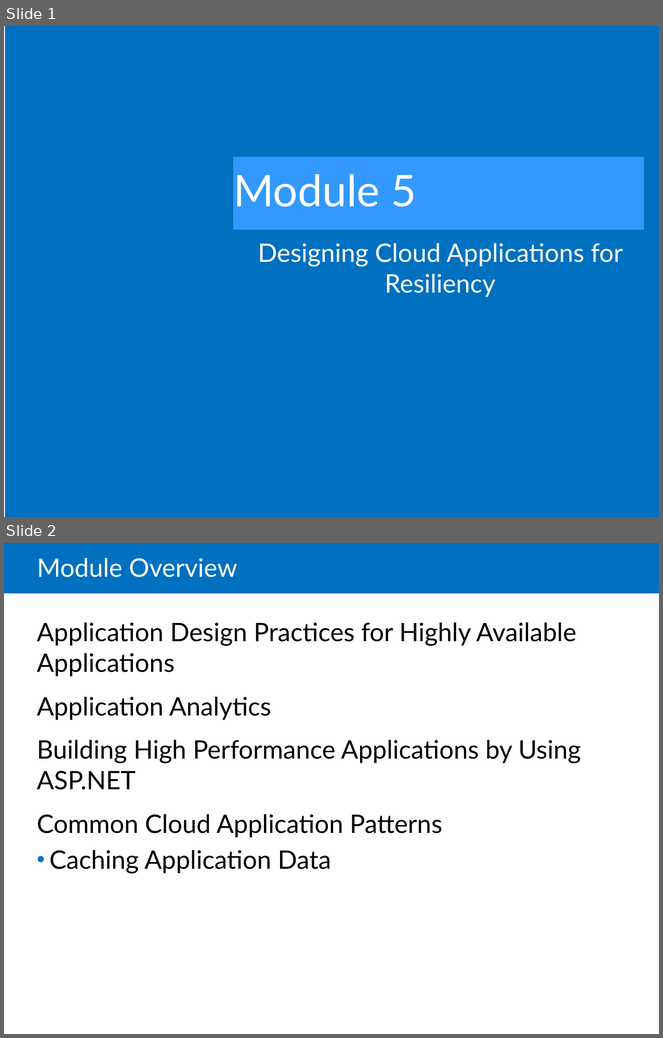
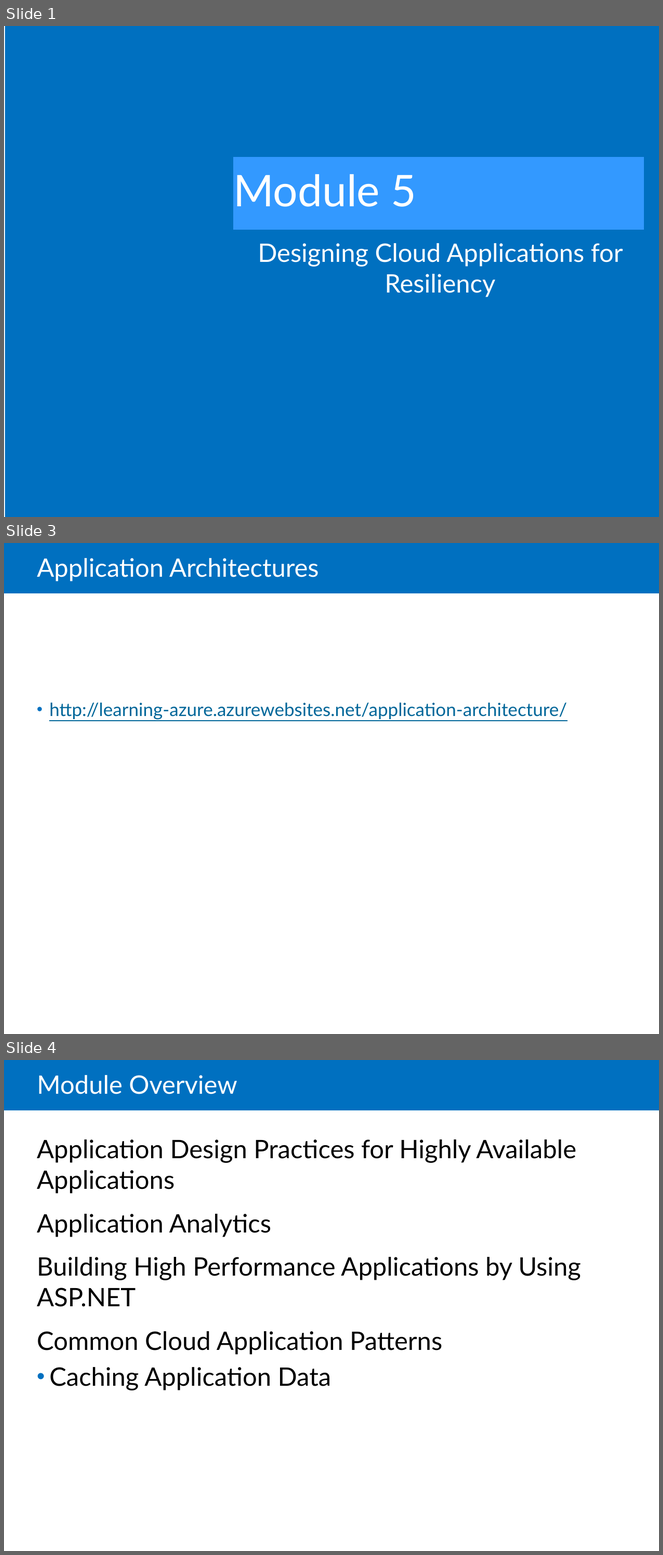
Before and after one commit to LarsKjeldsen/Kursus-az203, a slide deck: Powerpoints/20532C-05_Designing Cloud Applications for Resiliency.pptx. Shown one above the other, each under a label of ours: slides 1 and 2 before the commit, slides 1, 3 and 4 after it; the slides between them are not shown. The pictures are 663x1038 and 663x1555 pixels, drawn with LibreOffice and Linux fonts; fonts in the diff are those of the drawing. Boxes give left, top, right and bottom in pixels: in the first picture for what was removed or moved away, otherwise in the second. Text is boxed around its words. In the diff, an @@ line names an element or a change of style, - is before the commit and + after.

```diff
--- a/Powerpoints/20532C-05_Designing Cloud Applications for Resiliency.pptx
+++ b/Powerpoints/20532C-05_Designing Cloud Applications for Resiliency.pptx
@@ slide 3 added at bbox=[4, 543, 659, 1034], background #FFFFFF; not listed: 1 template element that a slide beside it also shows @@
@@ title added at bbox=[37, 558, 319, 581], 28 pt, text #FFFFFF @@
+Application Architectures
@@ text added at bbox=[49, 703, 567, 720], 20 pt, text #006699, underline @@
+• http://learning-azure.azurewebsites.net/application-architecture/
@@ what was slide 2 is now slide 4 @@
```
Also in this commit, not shown: 2 slides changed, 1 other slide added.
